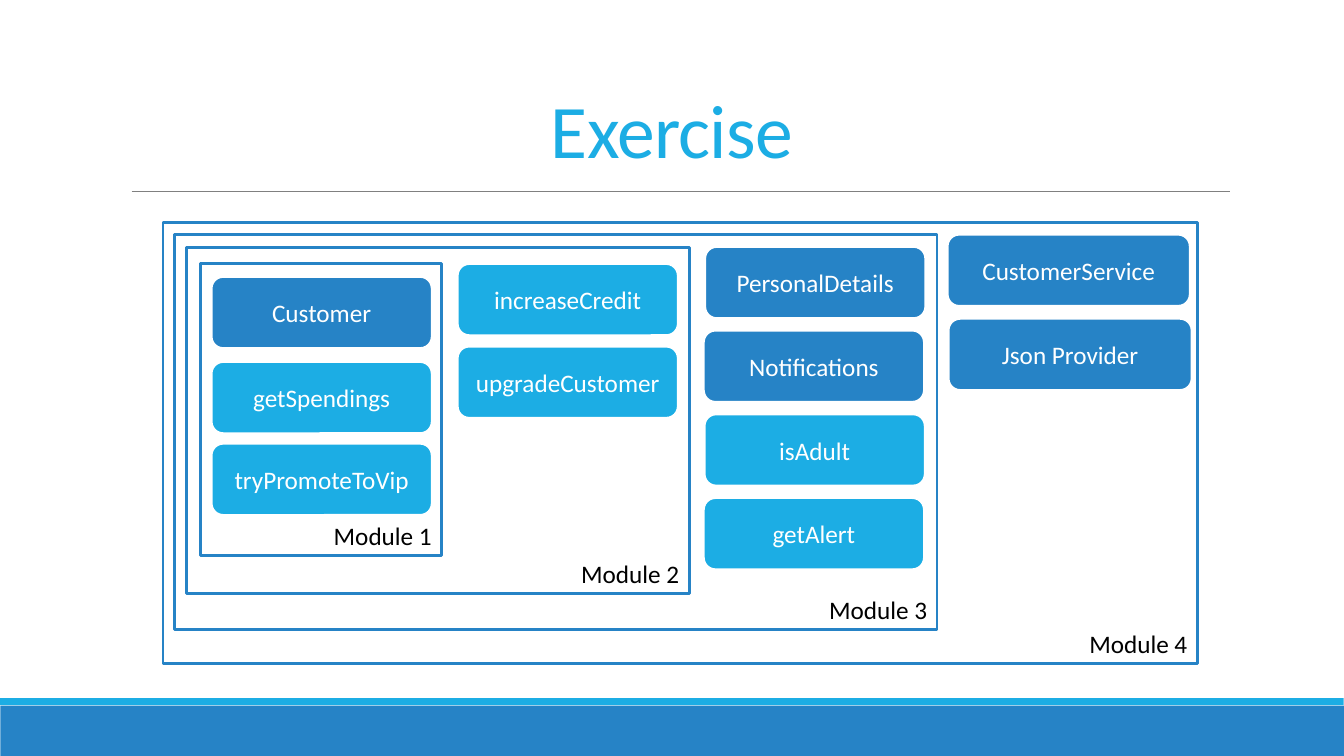
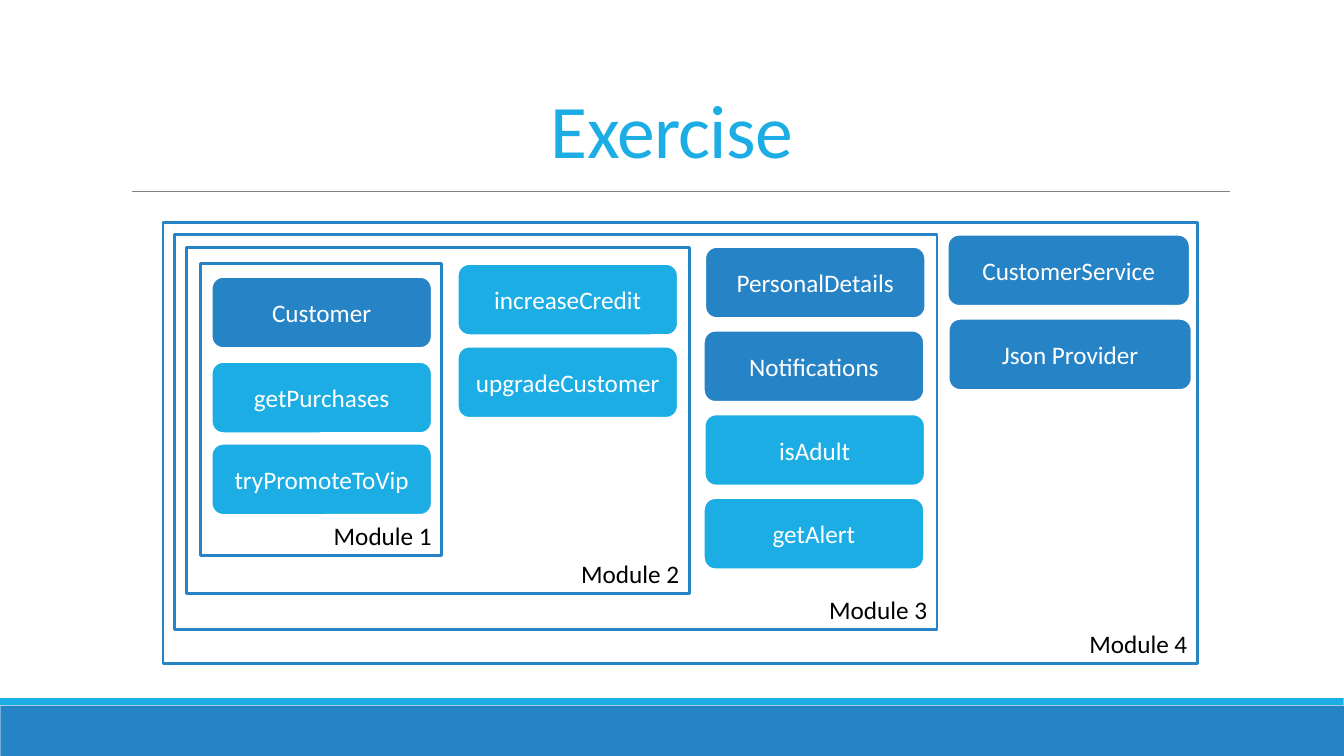
Before and after one commit to jorgef/fsharpworkshop, a slide deck: slide 17 of FSharpWorkshop_Slides.pptx. Drawn at 1344x756 pixels with LibreOffice and Linux fonts; fonts in the diff are those of the drawing. Boxes give left, top, right and bottom in pixels: in the first picture for what was removed or moved away, otherwise in the second. Text is boxed around its words. In the diff, an @@ line names an element or a change of style, - is before the commit and + after.

```diff
--- a/FSharpWorkshop_Slides.pptx
+++ b/FSharpWorkshop_Slides.pptx
@@ text in rounded rectangle at [254, 389, 389, 412]: text changed @@
-getSpendings
+getPurchases
```
Also in this commit, not shown: 1 other file.
